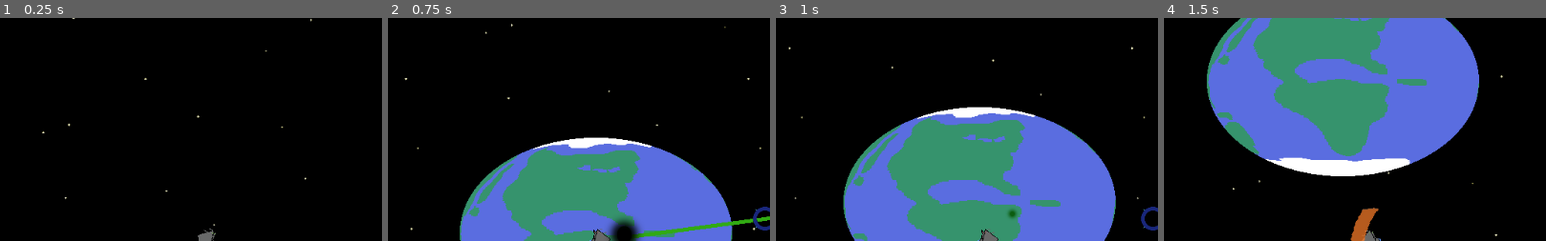
Above: before the commit, frames 1-4 (left to right).
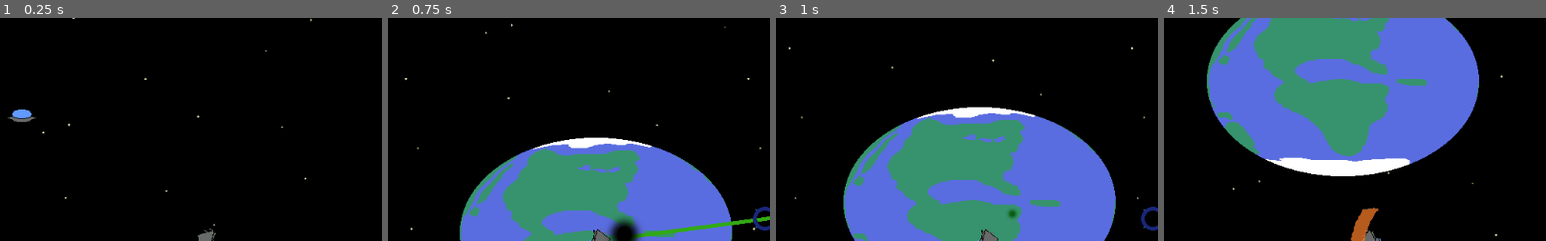
Above: after the commit, the same moments.

Repository: RafaelCaso/godotSandbox
Game: Godot game, scene res://World/World.tscn
The game is run twice, just before and just after one commit, with the same random seed, the same clock (stepped at 60 frames per second) and the same inputs.
Inputs (mouse positions are % of the whole screen's width and height, from its top left):
- Up to frame 1 (0.25 s): no input
- Up to frame 2 (0.75 s): tap Enter (test_button) at 0.5 s; move the mouse to (72, 45) at 0.52 s; hold Right (ui_right) from 0.53 s (still down); tap 3 (change_ship_test) at 0.6 s; click (72, 45) at 0.67 s
- Up to frame 3 (1 s): keep holding Right (ui_right)
- Up to frame 4 (1.5 s): move the mouse to (30, 55) at 1.27 s; release Right (ui_right) at 1.28 s; hold S (strafe_down) from 1.28 s (still down); tap E (interact) at 1.35 s
The pictures show only the part of the screen within x 23-73%, y 0-50%; the shares and areas given below are measured in that part.

The runs differ from the first frame. In frame 1, 0.3% of the frame differs, in the area x 2-10%, y 41-47%; in frame 2, nothing differs; in frame 3, nothing differs; in frame 4, nothing differs.

Commit message:
fixed bug with multiple enemyAB instances. Previously in WANDER state, velocity = move_and_collide(velocity) which returns a different object than Vector2 which was then passed into CHASE state's linear_interpolate method which caused game to crash. Now, WANDER state has var collision_info = move_and_collide(velocity) and if collision_info: state = IDLE. Bug seems to be fixed. Also added PulsingStar scene consisting of ColorRect with shader attached to generate pulsing star. Will now toy with lighting

Diff:
--- a/Enemies/EnemyAB.gd
+++ b/Enemies/EnemyAB.gd
@@ -6,8 +6,6 @@
 onready var hurtBox = $Hurtbox;
 onready var wanderController = $WanderController
 onready var laser_scene = $EnemyLaser
-
-var player_stats = PlayerStats;
 
 
 
@@ -44,7 +42,11 @@
 
 			var direction = global_position.direction_to(wanderController.target_position);
 			velocity = Vector2.move_toward(direction * max_speed, acceleration * delta);
-			velocity = move_and_collide(velocity);
+			var collision_info = move_and_collide(velocity);
+
+			if collision_info:
+				print("collision detected")
+				state = IDLE;
 
 		CHASE:
 			var player = playerDetectionZone.player
@@ -54,8 +56,12 @@
 				var desired_velocity = direction * max_speed;
 				if current_distance > stop_distance:
 					velocity = Vector2.move_toward(desired_velocity, acceleration * delta);
+				if velocity == null:
+					print("Velocity is null before interpolation. Current state: ", state);
 				else:
+
 					velocity = velocity.linear_interpolate(Vector2.ZERO, 0.1);
+
 
 #				velocity = Vector2.move_toward(direction * max_speed, acceleration * delta);
 				var collision_info = move_and_collide(velocity)
@@ -92,7 +98,7 @@
 
 
 func _on_Hitbox_area_entered(_area: Area2D) -> void:
-	player_stats.health -= 1;
+	PlayerStats.health -= 1;
 	hurtBox.create_hit_effect();
 
 
--- a/GameManager.tscn
+++ b/GameManager.tscn
@@ -1,7 +1,12 @@
-[gd_scene load_steps=2 format=2]
+[gd_scene load_steps=3 format=2]
 
 [ext_resource path="res://World/GameManager.gd" type="Script" id=1]
+[ext_resource path="res://0044PAUSEDPurple.png" type="Texture" id=2]
 
 [node name="GameManager" type="Node"]
 pause_mode = 2
 script = ExtResource( 1 )
+
+[node name="PausedSprite" type="Sprite" parent="."]
+visible = false
+texture = ExtResource( 2 )
--- /dev/null
+++ b/PulsingStar.tscn
@@ -0,0 +1,107 @@
+[gd_scene load_steps=3 format=2]
+
+[sub_resource type="Shader" id=1]
+code = "shader_type canvas_item;
+
+uniform float brightness = 1.5;
+uniform float ray_brightness = 10.0;
+uniform float gamma = 8.0;
+uniform float spot_brightness = 15.0;
+uniform float ray_density = 3.5;
+uniform float curvature = 15.0;
+uniform vec3 rgb = vec3(4.0, 1.0, 0.1);
+uniform float sin_freq = 13.0;
+uniform float scale_factor = 1.2;
+//uniform sampler2D noiseTexture;  // use if you want a custom noise texture
+
+float hash( float n )
+{
+    return fract(sin(n)*43758.5453);
+}
+
+float noise( in vec2 x )
+{
+    // procedural noise:
+    x *= 1.75;
+    vec2 p = floor(x);
+    vec2 f = fract(x);
+
+    f = f * f * (3.0 - 2.0 * f);
+
+    float n = p.x + p.y * 57.0;
+
+    float res = mix(mix( hash(n+  0.0), hash(n+  1.0), f.x),
+                    mix( hash(n+ 57.0), hash(n+ 58.0), f.x), f.y);
+    return res;
+
+    // To use your own noise from a texture, comment out the procedural noise stuff above and use this instead
+    //return texture(noiseTexture, x*.01).x;
+}
+
+float fbm( in vec2 p )
+{
+    vec2 part1 = vec2(0.80, 0.60);
+    vec2 part2 = vec2(-0.60, 0.80);
+    mat2 m2 = mat2(part1, part2);
+
+    float z = 2.0;
+    float rz = 0.0;
+    p *= 0.25;
+    for (float i= 1.0; i < 6.0; i++)
+    {
+        rz += abs((noise(p) - 0.5) * 2.0) / z;
+        z = z * 2.0;
+        p = p * 2.0 * m2;
+    }
+    return rz;
+}
+
+void fragment()
+{
+    float t = -TIME * 0.03;
+    vec2 uv = UV.xy / (1.0 / TEXTURE_PIXEL_SIZE).xy - 0.5;
+    uv.x *= (1.0 / TEXTURE_PIXEL_SIZE).x / (1.0 / TEXTURE_PIXEL_SIZE).y;
+	uv *= scale_factor;
+    uv *= curvature * 0.05 + 0.0001;
+
+    float r  = sqrt(dot(uv, uv));
+    float x = dot(normalize(uv), vec2(0.5, 0.0)) + t;
+    float y = dot(normalize(uv), vec2(0.0, 0.5)) + t;
+
+    float val;
+    val = fbm(vec2(r + y * ray_density, r + x * ray_density - y));
+    val = smoothstep(gamma * 0.02 - 0.1, ray_brightness + (gamma * 0.02 - 0.1) + 0.001, val);
+    val = sqrt(val);
+
+    vec3 col = val / rgb;
+    col = clamp(1.0 - col, 0.0, 1.0);
+    col = mix(col, vec3(1.0), spot_brightness - r / 0.1 / curvature * 200.0 / brightness);
+    col = clamp(col, 0.0, 1.0);
+    col = pow(col, vec3(1.7));
+
+	float alpha = 1.0 - smoothstep(0.1, 0.5, r);
+
+    COLOR = vec4(col, alpha);
+}"
+
+[sub_resource type="ShaderMaterial" id=2]
+shader = SubResource( 1 )
+shader_param/brightness = 1.5
+shader_param/ray_brightness = 10.0
+shader_param/gamma = 8.0
+shader_param/spot_brightness = 15.0
+shader_param/ray_density = 3.5
+shader_param/curvature = 15.0
+shader_param/rgb = Vector3( 4, 1, 0.1 )
+shader_param/sin_freq = 13.0
+shader_param/scale_factor = 1.2
+
+[node name="PulsingStar" type="ColorRect"]
+material = SubResource( 2 )
+anchor_right = 0.282
+anchor_bottom = 0.404
+margin_right = -65.768
+margin_bottom = -31.4
+__meta__ = {
+"_edit_use_anchors_": false
+}
--- a/SpaceStation.gd
+++ b/SpaceStation.gd
@@ -3,7 +3,6 @@
 onready var sprite = $Sprite;
 
 var rotation_speed : float = 0.1;
-var player = null;
 
 func _process(delta) -> void:
 	sprite.rotation += rotation_speed * delta
@@ -13,9 +12,13 @@
 
 func _on_Timer_timeout() -> void:
 	repair_ship();
-	print("timer timeout!")
 
 
 func _on_Area2D_body_entered(body: Node) -> void:
 	if body.is_in_group("player"):
 		$Area2D/Timer.start();
+
+
+func _on_Area2D_body_exited(body: Node) -> void:
+	if body.is_in_group("player"):
+		$Area2D/Timer.stop();
--- a/SpaceStation.tscn
+++ b/SpaceStation.tscn
@@ -37,4 +37,5 @@
 wait_time = 3.0
 
 [connection signal="body_entered" from="Area2D" to="." method="_on_Area2D_body_entered"]
+[connection signal="body_exited" from="Area2D" to="." method="_on_Area2D_body_exited"]
 [connection signal="timeout" from="Area2D/Timer" to="." method="_on_Timer_timeout"]
--- a/World/GameManager.gd
+++ b/World/GameManager.gd
@@ -1,5 +1,9 @@
 extends Node
 
+onready var pausedSprite = $PausedSprite;
+
+func _ready() -> void:
+	position_paused_sprite();
 
 func _unhandled_input(event: InputEvent) -> void:
 	if event.is_action_pressed("pause"):
@@ -10,7 +14,14 @@
 
 
 func pause_game():
+	pausedSprite.visible = true;
 	get_tree().paused = true;
 
 func resume_game():
+	pausedSprite.visible = false;
 	get_tree().paused = false;
+
+func position_paused_sprite():
+	var viewport_size = get_viewport().size;
+	pausedSprite.position.x = viewport_size.x / 1.04 - pausedSprite.texture.get_width() / 1.04;
+	pausedSprite.position.y = viewport_size.y / 4 - pausedSprite.texture.get_height() / 2;
--- a/World/World.tscn
+++ b/World/World.tscn
@@ -12,6 +12,7 @@
 [ext_resource path="res://MissilePickup.tscn" type="PackedScene" id=10]
 [ext_resource path="res://PlayerCamera.tscn" type="PackedScene" id=11]
 [ext_resource path="res://SpaceStation.tscn" type="PackedScene" id=12]
+[ext_resource path="res://PulsingStar.tscn" type="PackedScene" id=13]
 [ext_resource path="res://WarpPopupTest.tscn" type="PackedScene" id=16]
 [ext_resource path="res://AsteroidCluster.png" type="Texture" id=17]
 [ext_resource path="res://World/World.gd" type="Script" id=19]
@@ -34,8 +35,24 @@
 [node name="Enemies" type="YSort" parent="Actors"]
 
 [node name="EnemyAB" parent="Actors/Enemies" instance=ExtResource( 3 )]
-position = Vector2( 5621.96, -1964.11 )
-scale = Vector2( 2.23094, 2.46747 )
+position = Vector2( 3625.27, -1312.7 )
+
+[node name="EnemyAB2" parent="Actors/Enemies" instance=ExtResource( 3 )]
+position = Vector2( -2520.96, -1865.41 )
+
+[node name="EnemyAB3" parent="Actors/Enemies" instance=ExtResource( 3 )]
+position = Vector2( 1840.52, -2820.32 )
+
+[node name="EnemyAB4" parent="Actors/Enemies" instance=ExtResource( 3 )]
+position = Vector2( 2563.35, 1441 )
+
+[node name="EnemyAB5" parent="Actors/Enemies" instance=ExtResource( 3 )]
+
+[node name="EnemyAB6" parent="Actors/Enemies" instance=ExtResource( 3 )]
+position = Vector2( 1809.29, -801.929 )
+
+[node name="EnemyAB7" parent="Actors/Enemies" instance=ExtResource( 3 )]
+position = Vector2( -1423.34, 653.88 )
 
 [node name="Background" parent="." instance=ExtResource( 2 )]
 position = Vector2( 235, 141 )
@@ -109,6 +126,12 @@
 scale = Vector2( 1.92599, 3.81567 )
 texture = ExtResource( 9 )
 
+[node name="PulsingStar" parent="Background" instance=ExtResource( 13 )]
+margin_left = 19346.7
+margin_top = -6506.73
+margin_right = -51236.3
+margin_bottom = -115926.0
+
 [node name="Camera2D" parent="." instance=ExtResource( 11 )]
 position = Vector2( 509.896, 298.38 )
 rotation = 0.0
Binary file added: 0044PAUSEDPurple.png
Not shown, added: 0044PAUSEDPurple.png.import
Not shown: 1 places in World/World.tscn that only renumber resources
